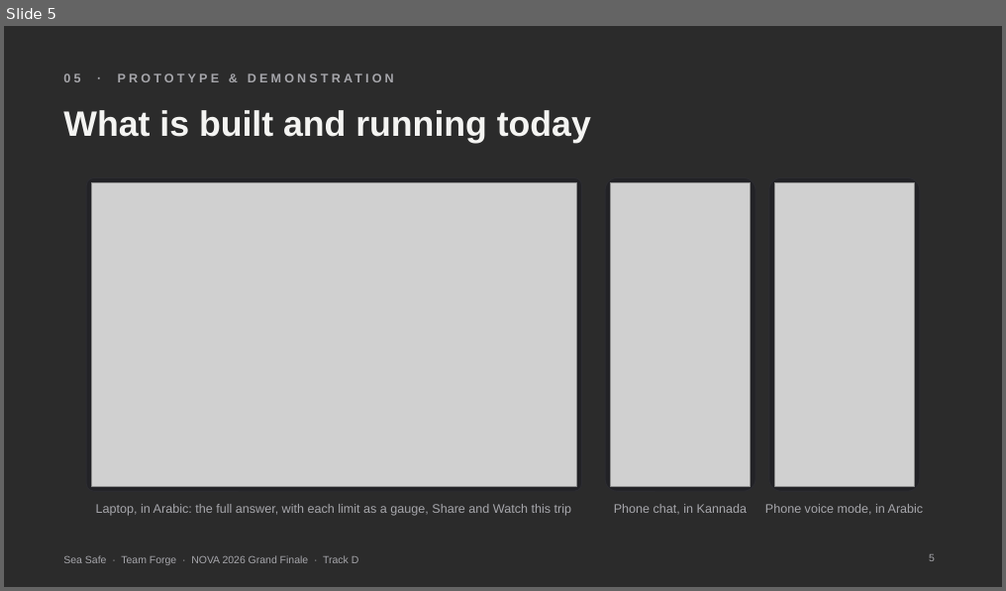
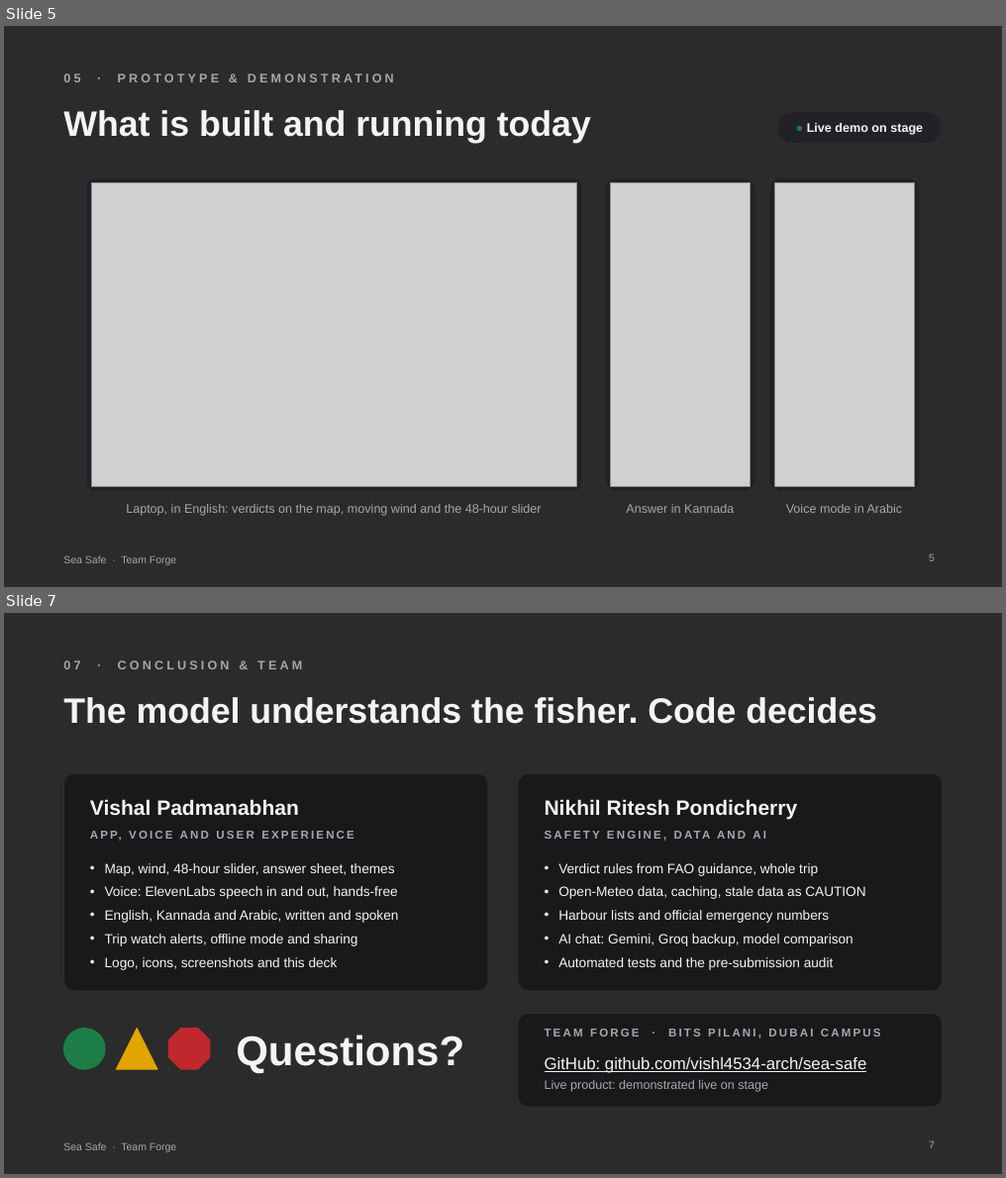
Before and after one commit to vishl4534-arch/sea-safe, a slide deck: Claude outputs/Sea_Safe_NOVA_2026.pptx. Shown one above the other, each under a label of ours: slide 5 before the commit, slides 5 and 7 after it; the slides between them are not shown. The pictures are 1006x591 and 1006x1178 pixels, drawn with LibreOffice and Linux fonts; fonts in the diff are those of the drawing; grey boxes stand for pictures; background and template pictures are left out; a plain dark background stands for a picture behind light text. Boxes give left, top, right and bottom in pixels: in the first picture for what was removed or moved away, otherwise in the second. Text is boxed around its words. In the diff, an @@ line names an element or a change of style, - is before the commit and + after.

```diff
--- a/Claude outputs/Sea_Safe_NOVA_2026.pptx
+++ b/Claude outputs/Sea_Safe_NOVA_2026.pptx
@@ slide 7 added at (4,613,1002,1174), background picture (left out); not listed: 1 template element that a slide beside it also shows @@
@@ text added at (63,661,302,669), 12 pt, text #A6A6AB, bold @@
+07 · CONCLUSION & TEAM
@@ title added at (63,697,877,724), 34 pt, text #F4F4F2, bold @@
+The model understands the fisher. Code decides
@@ rounded rectangle added at (63,774,488,991), fill #18181B at 92% opacity, outline #2C2C31 0.75 pt @@
@@ rounded rectangle added at (519,774,943,991), fill #18181B at 92% opacity, outline #2C2C31 0.75 pt @@
@@ text added at (90,799,299,815), 20 pt, text #F4F4F2, bold @@
+Vishal Padmanabhan
@@ text added at (545,799,798,820), 20 pt, text #F4F4F2, bold @@
+Nikhil Ritesh Pondicherry
@@ text added at (90,828,462,849), 11 pt, text #A6A6AB, bold @@
+APP, VOICE AND USER EXPERIENCE
@@ text added at (545,828,917,849), 11 pt, text #A6A6AB, bold @@
+SAFETY ENGINE, DATA AND AI
@@ text added at (105,863,399,970), 13 pt, text #F4F4F2 @@
+• Map, wind, 48-hour slider, answer sheet, themes
+• Voice: ElevenLabs speech in and out, hands-free
+• English, Kannada and Arabic, written and spoken
+• Trip watch alerts, offline mode and sharing
+• Logo, icons, screenshots and this deck
@@ text added at (558,863,865,970), 13 pt, text #F4F4F2 @@
+• Verdict rules from FAO guidance, whole trip
+• Open-Meteo data, caching, stale data as CAUTION
+• Harbour lists and official emergency numbers
+• AI chat: Gemini, Groq backup, model comparison
+• Automated tests and the pre-submission audit
@@ rounded rectangle added at (519,1014,943,1107), fill #18181B at 92% opacity, outline #2C2C31 0.75 pt @@
@@ ellipse added at (63,1029,105,1069), fill #1D7F47, outline #1D7F47 1 pt @@
@@ triangle added at (116,1029,157,1069), fill #E2A400, outline #E2A400 1 pt @@
@@ octagon added at (168,1029,210,1069), fill #C0282D, outline #C0282D 1 pt @@
@@ text added at (236,1035,464,1073), 40 pt, text #F4F4F2, bold @@
+Questions?
@@ text added at (545,1029,881,1039), 11 pt, text #A6A6AB, bold @@
+TEAM FORGE · BITS PILANI, DUBAI CAMPUS
@@ text added at (545,1058,866,1092), 16 pt, text #F4F4F2, underline @@
+GitHub: github.com/vishl4534-arch/sea-safe
+Live product: demonstrated live on stage
@@ page number added at (929,1142,935,1149), 10 pt, text #A6A6AB @@
+7
@@ slide 5 changed as well @@
@@ rounded rectangle added at (777,112,943,144), fill #222226, outline #2C2C31 0.75 pt, 12 pt, text #F4F4F2, bold @@
+● Live demo on stage
@@ text at (126,504,542,516): text changed @@
-Laptop, in Arabic: the full answer, with each limit as a gauge, Share and Watch this trip
+Laptop, in English: verdicts on the map, moving wind and the 48-hour slider
@@ text at (626,504,734,513): text changed @@
-Phone chat, in Kannada
+Answer in Kannada
@@ text at (786,504,903,513): text changed @@
-Phone voice mode, in Arabic
+Voice mode in Arabic
@@ text at (63,556,176,566): text changed @@
-Sea Safe · Team Forge · NOVA 2026 Grand Finale · Track D
+Sea Safe · Team Forge
```
Also in this commit, not shown: 5 other slides changed, 1 slide removed.
